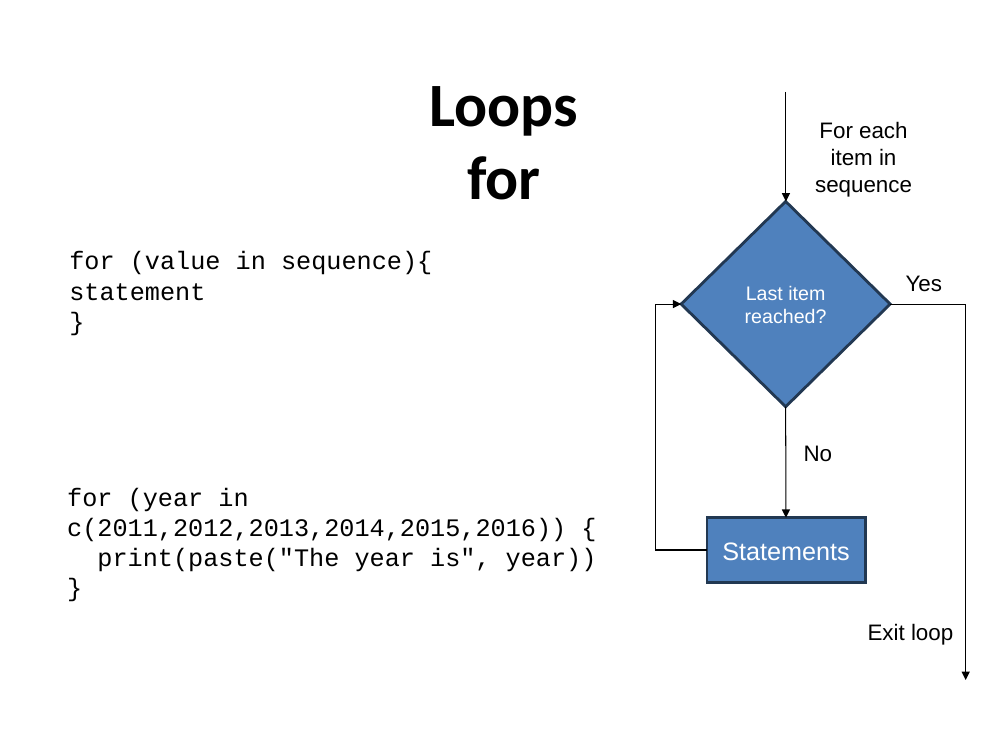
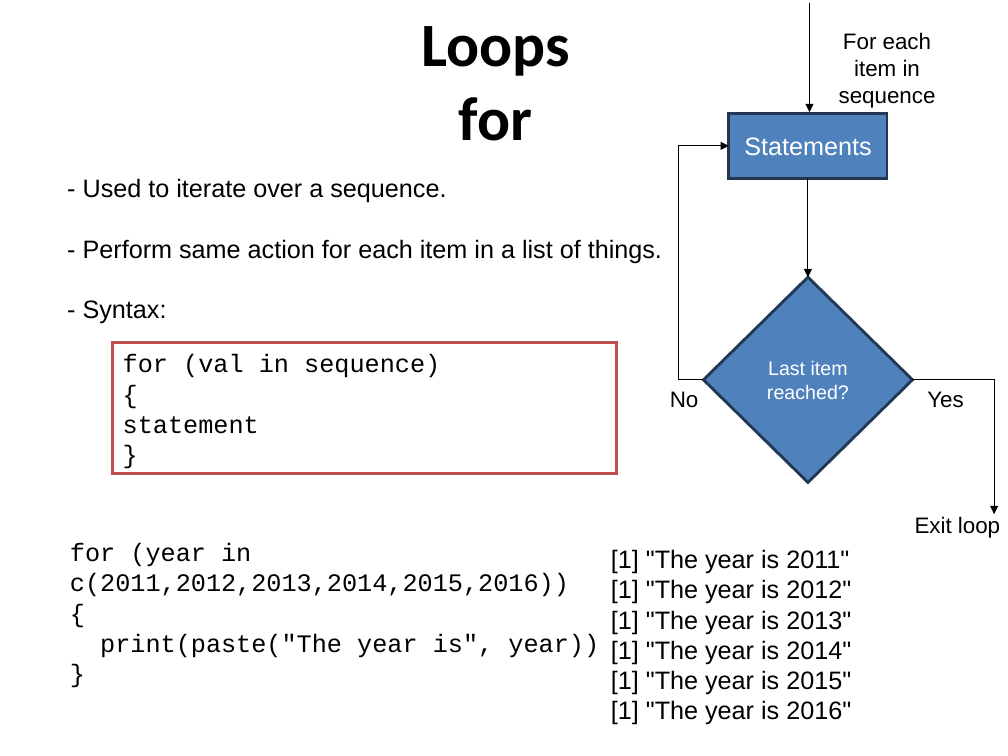
Before and after one commit to sraorao/MSD_R_course_HT2024_2, a slide deck: slide 9 of powerpoint/Session2.pptx (slide 8 before the commit). Drawn at 1008x756 pixels with LibreOffice and Linux fonts; fonts in the diff are those of the drawing. Boxes give left, top, right and bottom in pixels: in the first picture for what was removed or moved away, otherwise in the second. Text is boxed around its words. In the diff, an @@ line names an element or a change of style, - is before the commit and + after.

Commit message:
update slides

```diff
--- a/powerpoint/Session2.pptx
+++ b/powerpoint/Session2.pptx
@@ text "Loops for" moved from (x1=429, y1=86, x2=578, y2=200) to (x1=421, y1=26, x2=570, y2=141) @@
@@ arrow moved from (786, 92) - (786, 202) to (809, 3) - (809, 112) @@
@@ text "For each item in sequence" moved from (x1=815, y1=121, x2=912, y2=197) to (x1=839, y1=32, x2=936, y2=108) @@
@@ rectangle "Statements" moved from (x1=707, y1=518, x2=865, y2=583) to (x1=729, y1=114, x2=887, y2=178) @@
@@ elbow arrow moved from (707, 550) - (681, 304) to (704, 380) - (729, 146) @@
@@ text added at (x1=83, y1=178, x2=662, y2=324), 18 pt, text #000000 @@
+- Used to iterate over a sequence.
+- Perform same action for each item in a list of things.
+- Syntax:
@@ arrow moved from (785, 406) - (786, 518) to (808, 178) - (808, 277) @@
@@ diamond "Last item reached?" moved from (x1=681, y1=202, x2=890, y2=407) to (x1=704, y1=277, x2=912, y2=483) @@
@@ rectangle "for (val in sequence)" resized from (x1=69, y1=251, x2=432, y2=301) to (x1=113, y1=343, x2=617, y2=474) @@
@@ rectangle "for (val in sequence)" at (x1=113, y1=343, x2=617, y2=474): fill none to #FFFFFF; outline none to #C0504D 2 pt @@
@@ text in rectangle at (x1=123, y1=354, x2=440, y2=378): text changed @@
-for (value in sequence){
+for (val in sequence)
+{
@@ text "No" moved from (x1=804, y1=445, x2=833, y2=462) to (x1=670, y1=391, x2=699, y2=408) @@
@@ text "Yes" moved from (x1=906, y1=275, x2=942, y2=292) to (x1=927, y1=391, x2=963, y2=408) @@
@@ elbow arrow moved from (890, 304) - (966, 680) to (912, 380) - (994, 514) @@
@@ text "Exit loop" moved from (x1=868, y1=623, x2=953, y2=645) to (x1=915, y1=516, x2=1000, y2=538) @@
@@ text "for (year in c(2011,2012,2013,2014,2015,2016))" moved from (x1=67, y1=487, x2=597, y2=572) to (x1=70, y1=543, x2=599, y2=658) @@
@@ text at (x1=70, y1=543, x2=569, y2=597): text changed @@
-for (year in c(2011,2012,2013,2014,2015,2016)) {
+for (year in c(2011,2012,2013,2014,2015,2016))
+{
@@ text added at (x1=611, y1=549, x2=851, y2=725), 18 pt, text #000000 @@
+[1] "The year is 2011"
+[1] "The year is 2012"
+[1] "The year is 2013"
+[1] "The year is 2014"
+[1] "The year is 2015"
+[1] "The year is 2016"
```
Also in this commit, not shown: 6 other slides changed, 2 slides added, 1 other file.
